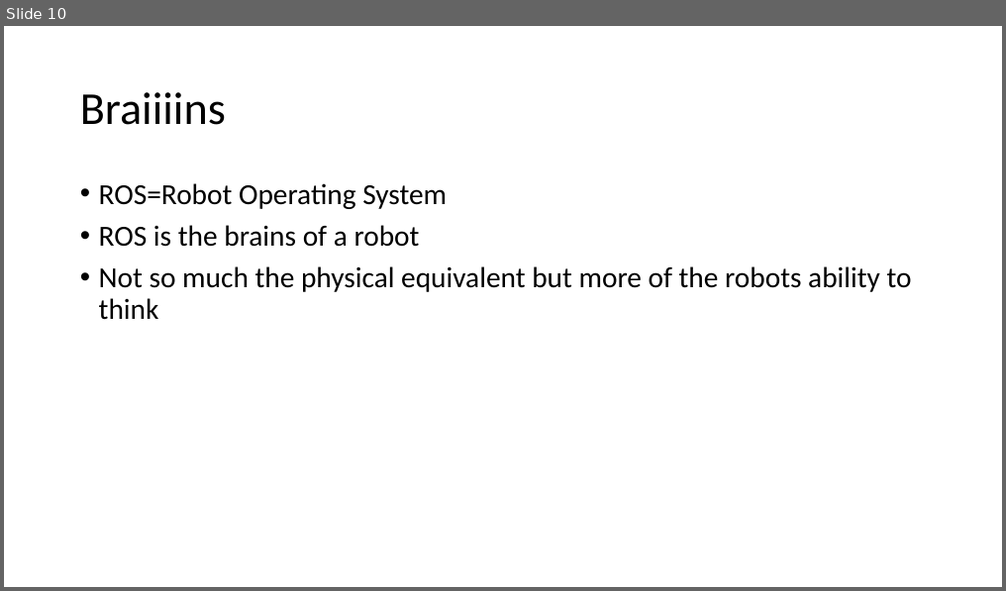
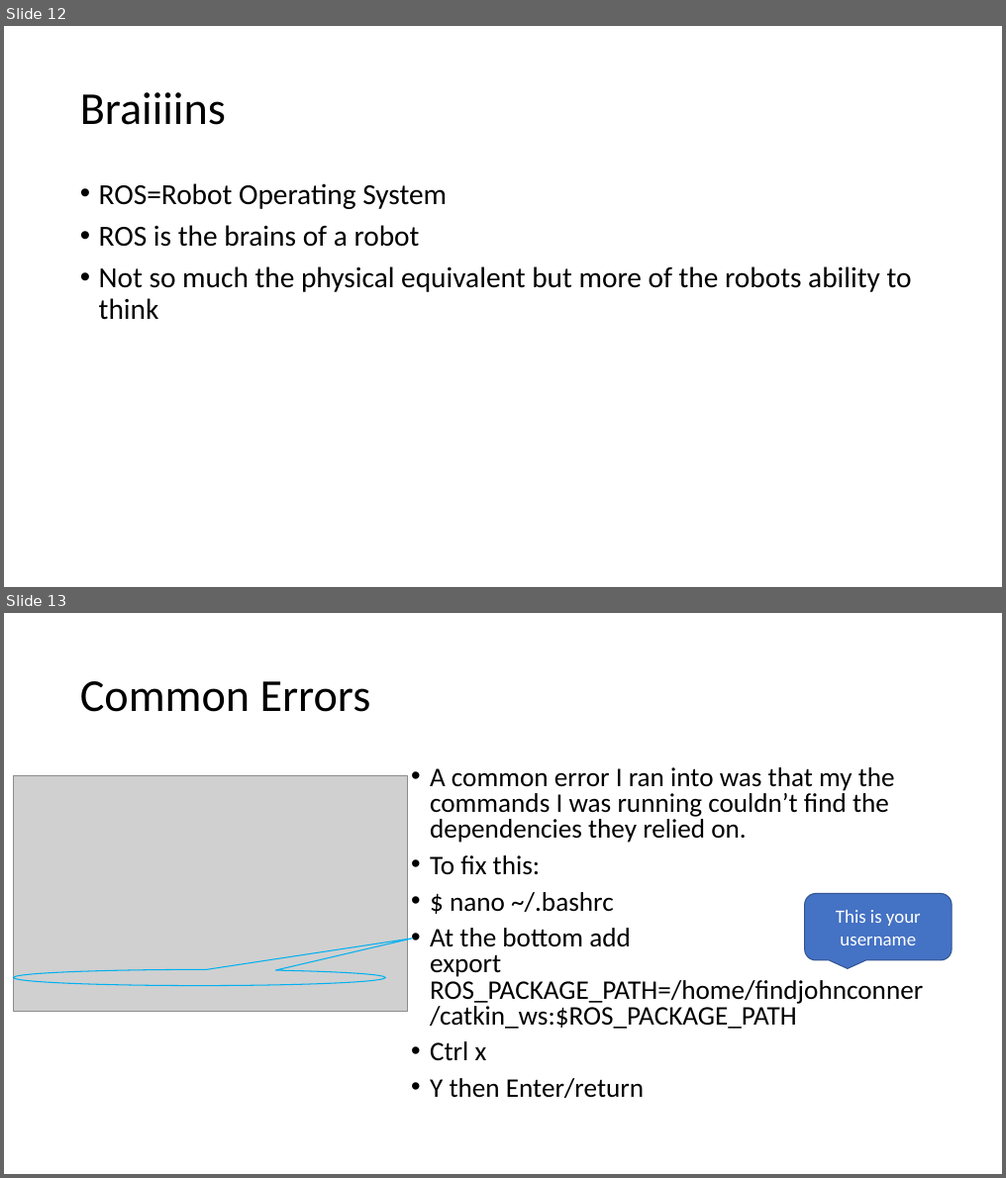
Before and after one commit to JacobLMiller/BTArobot, a slide deck: Tutorials/MainTutorial.pptx. Shown one above the other, each under a label of ours: slide 10 before the commit, slides 12 and 13 after it. The pictures are 1006x591 and 1006x1178 pixels, drawn with LibreOffice and Linux fonts; fonts in the diff are those of the drawing; grey boxes stand for pictures. Boxes give left, top, right and bottom in pixels: in the first picture for what was removed or moved away, otherwise in the second. Text is boxed around its words. In the diff, an @@ line names an element or a change of style, - is before the commit and + after.

```diff
--- a/Tutorials/MainTutorial.pptx
+++ b/Tutorials/MainTutorial.pptx
@@ slide 13 added at <box>4,613,1002,1174</box>, background #FFFFFF @@
@@ title added at <box>80,681,371,712</box>, 44 pt, text #000000 @@
+Common Errors
@@ picture added at <box>14,776,408,1011</box> @@
@@ text added at <box>430,767,923,1098</box>, 25.9 pt, text #000000 @@
+• A common error I ran into was that my the commands I was running couldn’t find the dependencies they relied on.
+• To fix this:
+• $ nano ~/.bashrc
+• At the bottom add
+  export ROS_PACKAGE_PATH=/home/findjohnconner/catkin_ws:$ROS_PACKAGE_PATH
+• Ctrl x
+• Y then Enter/return
@@ rounded speech box added at <box>805,894,951,960</box>, fill #4472C4, outline #325491 1 pt, 18 pt, text #FFFFFF @@
+This is your username
@@ speech bubble added at <box>14,970,386,986</box>, outline #00B0F0 1 pt @@
@@ what was slide 10 is now slide 12 @@
```
Also in this commit, not shown: 4 slides changed, 6 other slides added, 2 slides removed.
